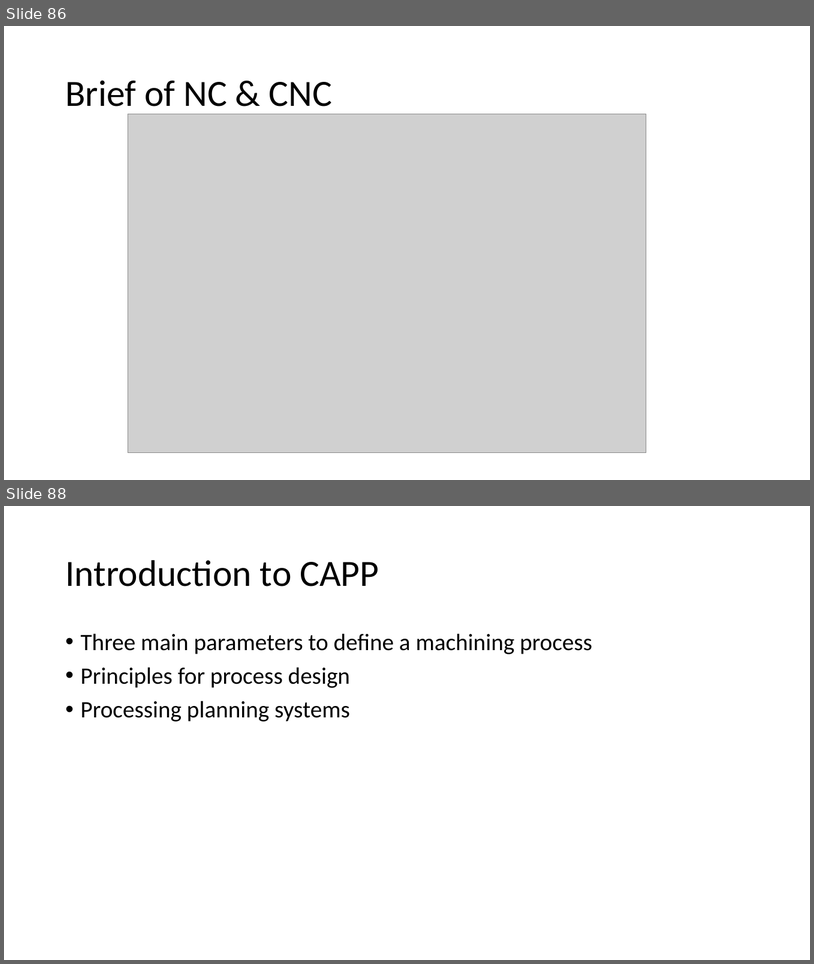
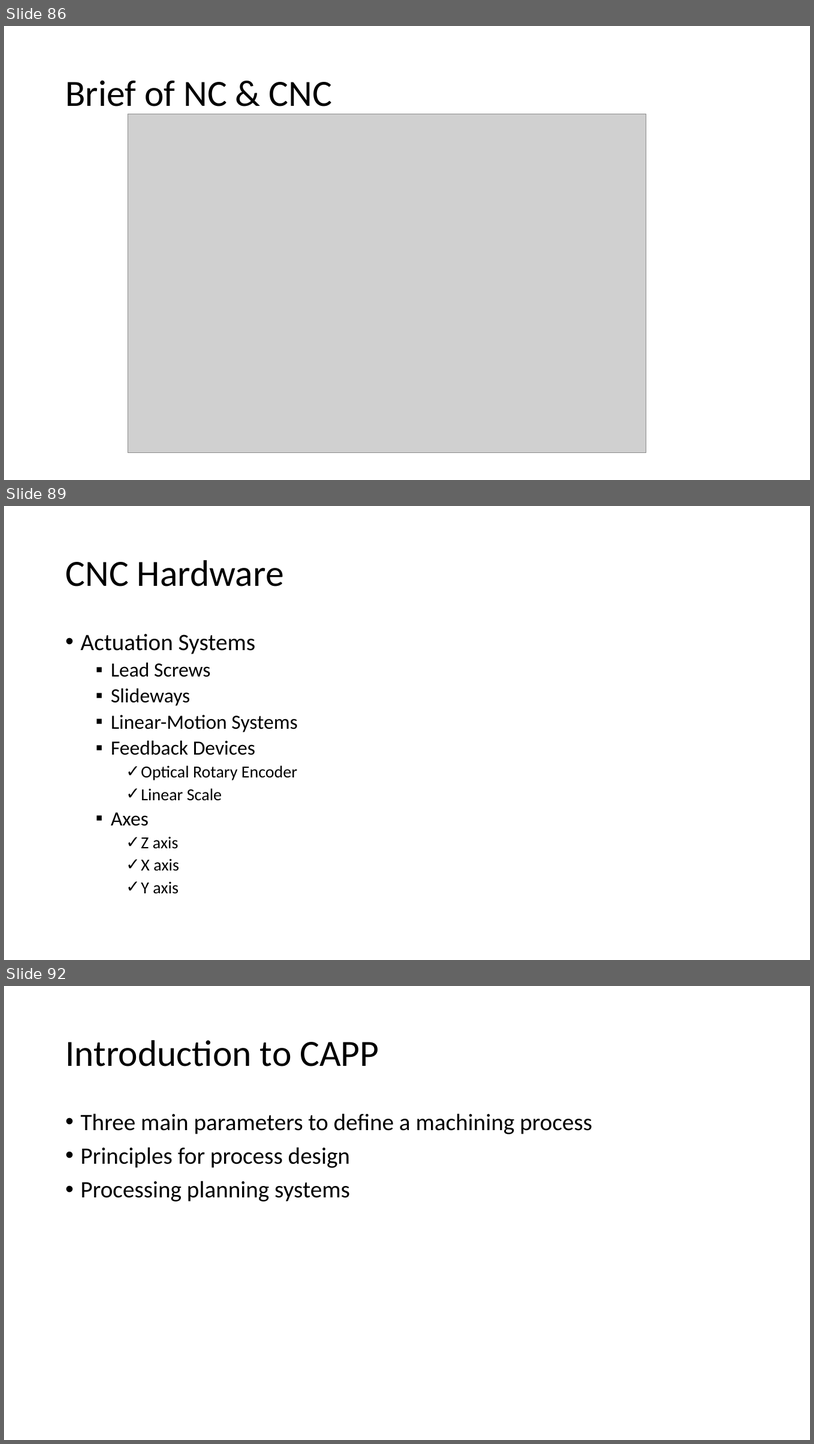
Before and after one commit to Jinny-Ching/cad_cam_course, a slide deck: CAD_CAM.pptx. Shown one above the other, each under a label of ours: slides 86 and 88 before the commit, slides 86, 89 and 92 after it; the slides between them are not shown. The pictures are 814x964 and 814x1444 pixels, drawn with LibreOffice and Linux fonts; fonts in the diff are those of the drawing; grey boxes stand for pictures. Boxes give left, top, right and bottom in pixels: in the first picture for what was removed or moved away, otherwise in the second. Text is boxed around its words. In the diff, an @@ line names an element or a change of style, - is before the commit and + after.

```diff
--- a/CAD_CAM.pptx
+++ b/CAD_CAM.pptx
@@ slide 89 added at [4, 506, 810, 960], background #FFFFFF @@
@@ title added at [65, 560, 284, 586], 44 pt, text #000000 @@
+CNC Hardware
@@ text added at [81, 634, 297, 894], 24 pt, text #000000 @@
+• Actuation Systems
+  ▪ Lead Screws
+  ▪ Slideways
+  ▪ Linear-Motion Systems
+  ▪ Feedback Devices
+    ✓ Optical Rotary Encoder
+    ✓ Linear Scale
+  ▪ Axes
+    ✓ Z axis
+    ✓ X axis
+    ✓ Y axis
@@ what was slide 88 is now slide 92 @@
```
Also in this commit, not shown: 1 slide changed, 3 other slides added.
